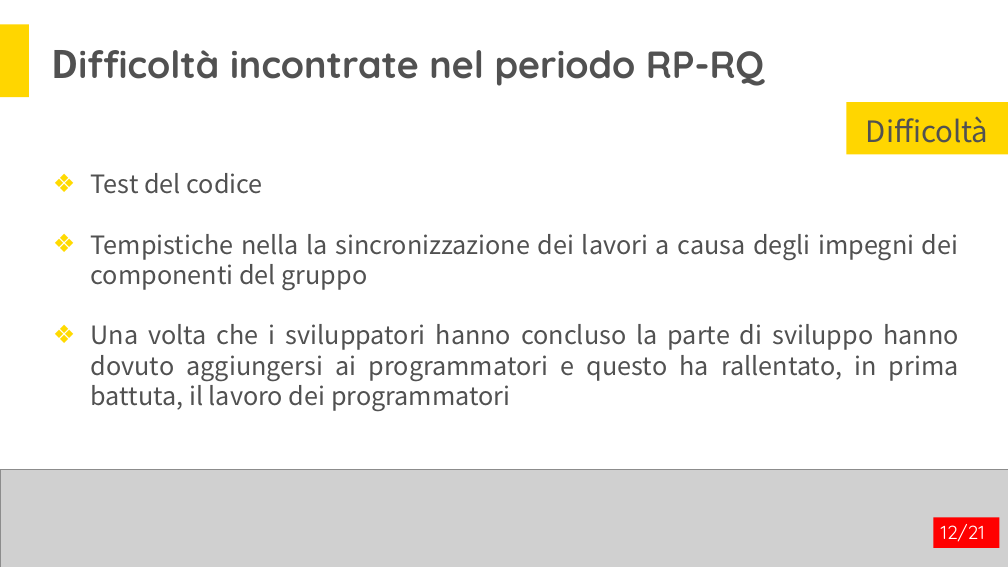
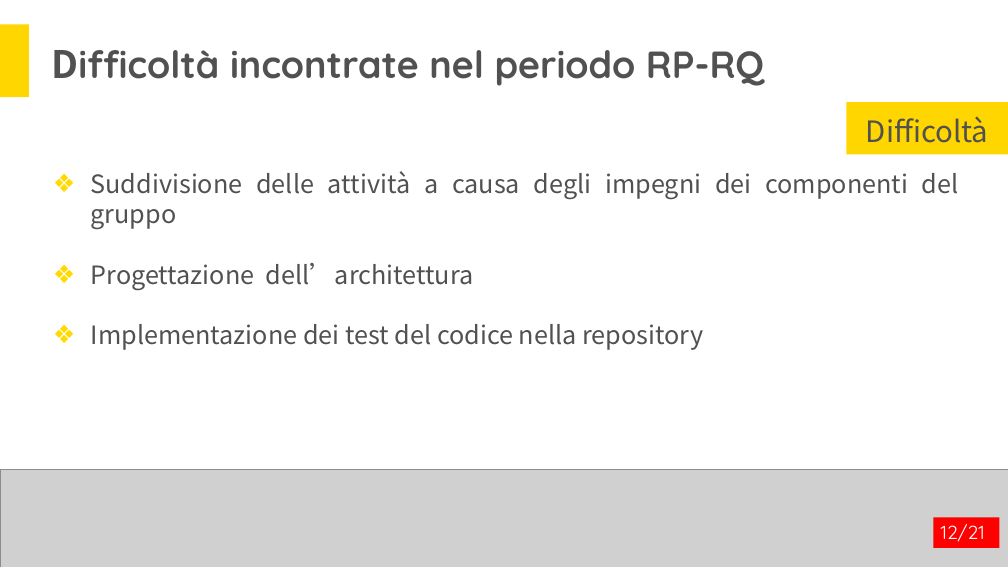
Before and after one commit to Italiaracerx/progettoSWE, a slide deck: slide 12 of Presentazioni/Presentazioni PQ/Presentazione RQ.pptx. Drawn at 1008x567 pixels with LibreOffice and Linux fonts; fonts in the diff are those of the drawing; grey boxes stand for pictures. Boxes give left, top, right and bottom in pixels: in the first picture for what was removed or moved away, otherwise in the second. Text is boxed around its words. In the diff, an @@ line names an element or a change of style, - is before the commit and + after.

```diff
--- a/Presentazioni/Presentazioni PQ/Presentazione RQ.pptx
+++ b/Presentazioni/Presentazioni PQ/Presentazione RQ.pptx
@@ text at bbox=[91, 171, 959, 350]: text changed @@
-❖ Test del codice
-❖ Tempistiche nella la sincronizzazione dei lavori a causa degli impegni dei componenti del gruppo
-❖ Una volta che i sviluppatori hanno concluso la parte di sviluppo hanno dovuto aggiungersi ai programmatori e questo ha rallentato, in prima battuta, il lavoro dei programmatori
+❖ Suddivisione delle attività a causa degli impegni dei componenti del gruppo
+❖ Progettazione dell’architettura
+❖ Implementazione dei test del codice nella repository
```
Also in this commit, not shown: 2 other slides changed.
